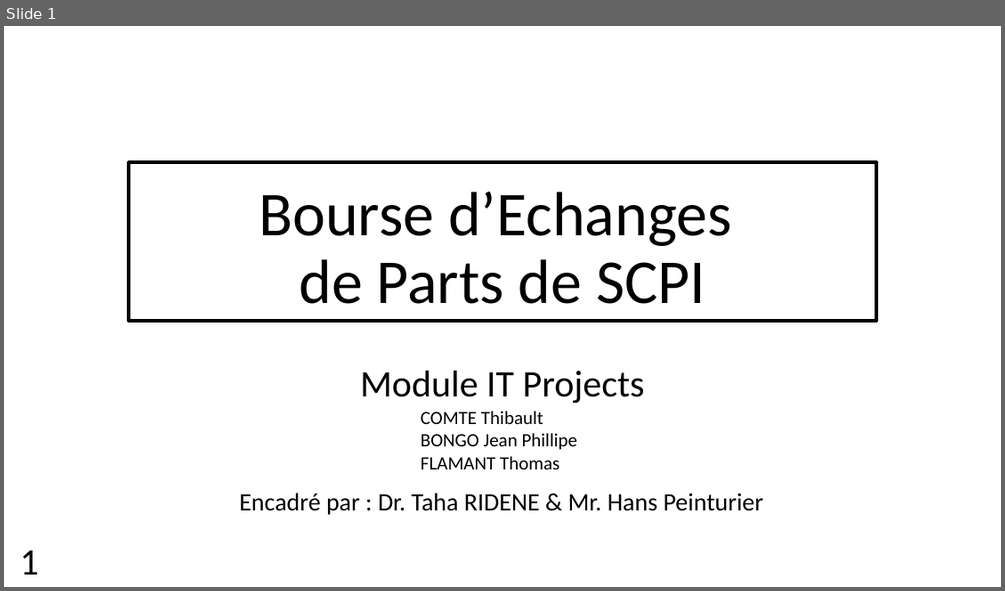
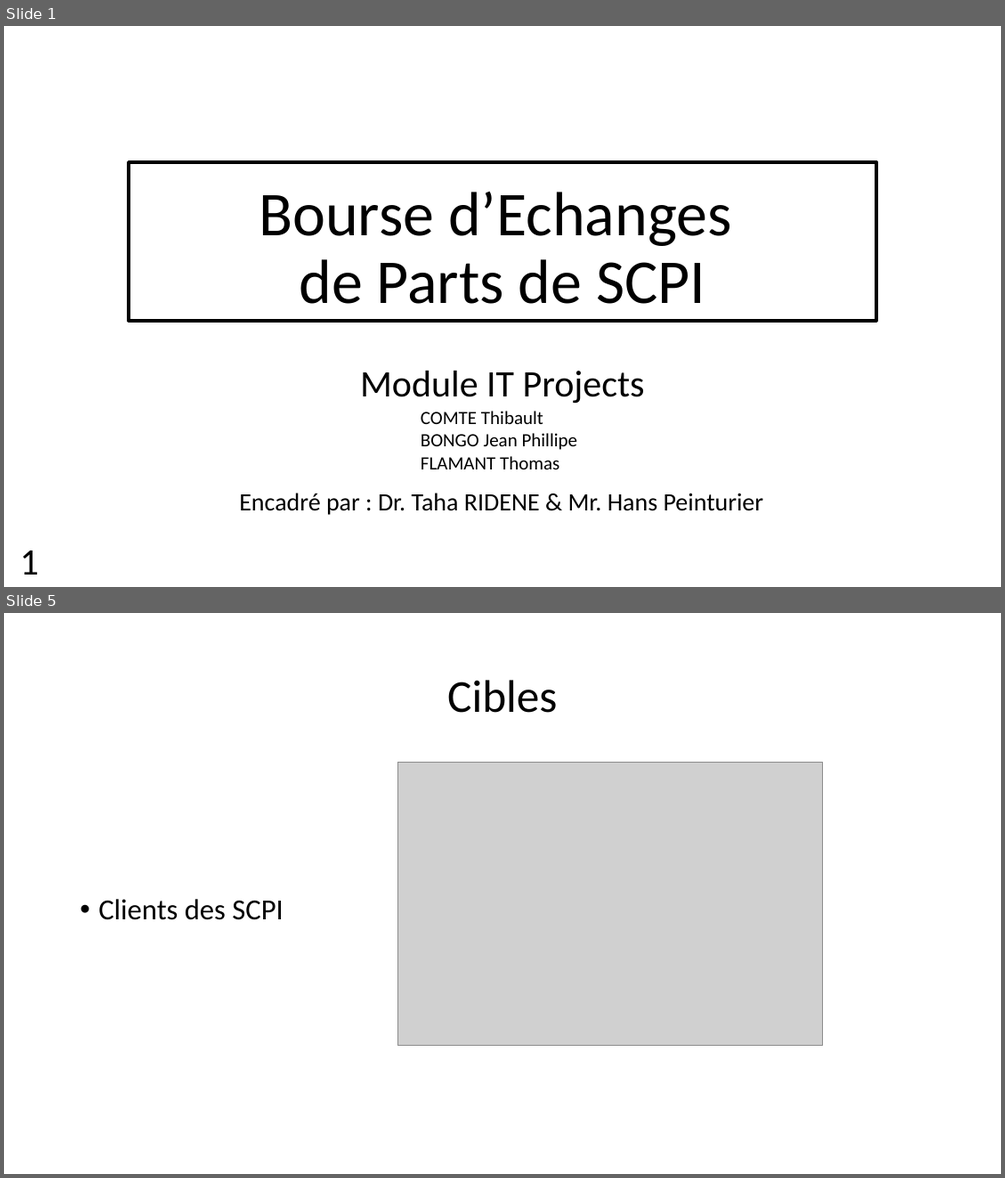
Before and after one commit to Thibaut-Comte/projetIT, a slide deck: PrésentationBourseEchangeSCPI.pptx. Shown one above the other, each under a label of ours: slide 1 before the commit, slides 1 and 5 after it; the slides between them are not shown. The pictures are 1005x591 and 1005x1178 pixels, drawn with LibreOffice and Linux fonts; fonts in the diff are those of the drawing; grey boxes stand for pictures. Boxes give left, top, right and bottom in pixels: in the first picture for what was removed or moved away, otherwise in the second. Text is boxed around its words. In the diff, an @@ line names an element or a change of style, - is before the commit and + after.

```diff
--- a/PrésentationBourseEchangeSCPI.pptx
+++ b/PrésentationBourseEchangeSCPI.pptx
@@ slide 5 added at box(4, 613, 1001, 1174), background #FFFFFF @@
@@ title added at box(447, 680, 557, 713), 44 pt, text #000000 @@
+Cibles
@@ picture added at box(398, 763, 823, 1046) @@
@@ text added at box(98, 899, 283, 920), 28 pt, text #000000 @@
+• Clients des SCPI
```
Also in this commit, not shown: 4 slides changed, 14 other slides added, 2 slides removed, 4 other files.
